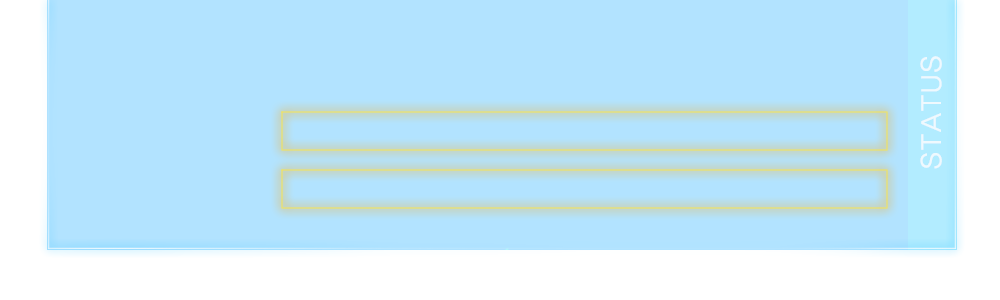
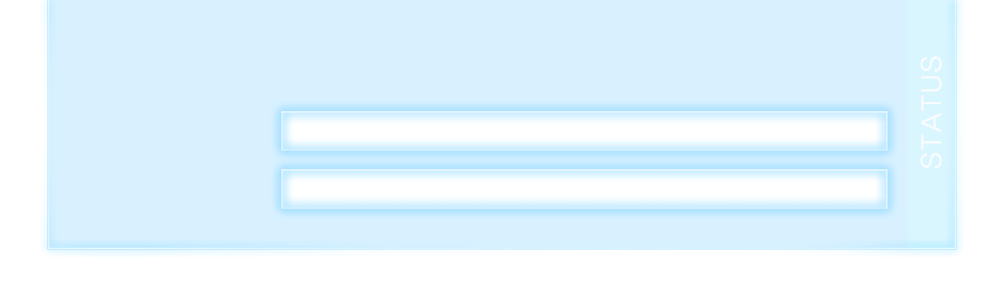
Comparing the layer stacks of the two 1000x300 images. Changes:
hid "c" (1st of 2) over 167, 81, 957, 250
"레이어 1": opacity 30% → 15%, painted on it over 47, 0, 957, 250
